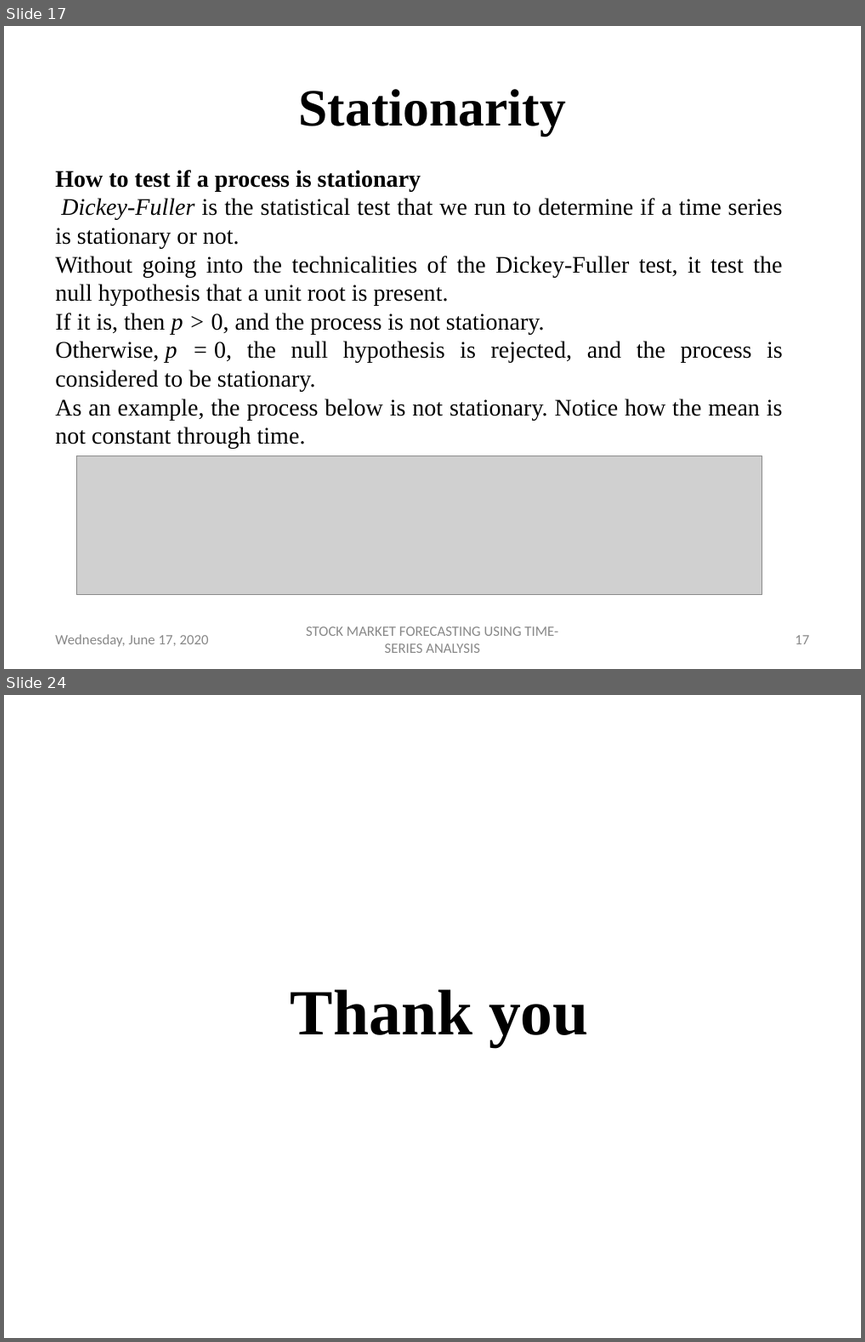
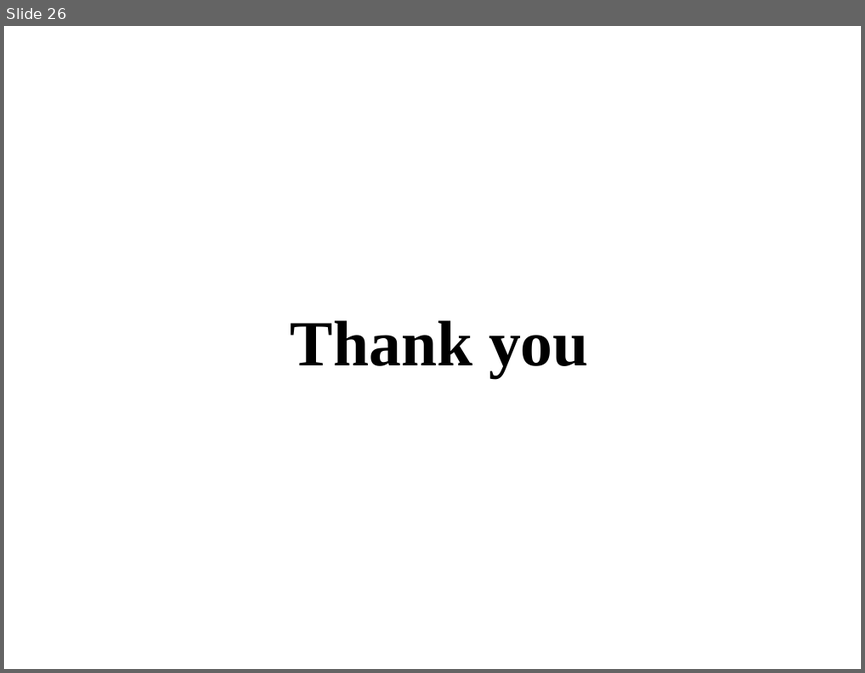
Before and after one commit to dipanshuagarwal/Stock-Market-Forecasting, a slide deck: Meetings/TIP - 10-06-2020.pptx. Shown one above the other, each under a label of ours: slides 17 and 24 before the commit, slide 26 after it; the slides between them are not shown. The pictures are 865x1342 and 865x673 pixels, drawn with LibreOffice and Linux fonts; fonts in the diff are those of the drawing; grey boxes stand for pictures; background and template pictures are left out. Boxes give left, top, right and bottom in pixels: in the first picture for what was removed or moved away, otherwise in the second. Text is boxed around its words. In the diff, an @@ line names an element or a change of style, - is before the commit and + after.

```diff
--- a/Meetings/TIP - 10-06-2020.pptx
+++ b/Meetings/TIP - 10-06-2020.pptx
@@ slide 17 removed at (x1=4, y1=26, x2=861, y2=669), background picture (left out) @@
@@ title removed at (x1=298, y1=89, x2=566, y2=136) @@
-Stationarity
@@ text removed at (x1=55, y1=170, x2=783, y2=448) @@
-How to test if a process is stationary
-Dickey-Fuller is the statistical test that we run to determine if a time series is stationary or not.
-Without going into the technicalities of the Dickey-Fuller test, it test the null hypothesis that a unit root is present.
-If it is, then p > 0, and the process is not stationary.
-Otherwise, p = 0, the null hypothesis is rejected, and the process is considered to be stationary.
-As an example, the process below is not stationary. Notice how the mean is not constant through time.
@@ picture removed at (x1=76, y1=456, x2=761, y2=594) @@
@@ text removed at (x1=55, y1=634, x2=209, y2=646) @@
-Wednesday, June 17, 2020
@@ text removed at (x1=306, y1=626, x2=558, y2=652) @@
-STOCK MARKET FORECASTING USING TIME-SERIES ANALYSIS
@@ page number removed at (x1=794, y1=635, x2=809, y2=644) @@
-17
@@ what was slide 24 is now slide 26 @@
```
Also in this commit, not shown: 19 slides changed, 5 slides added, 2 other slides removed, 17 other files.
